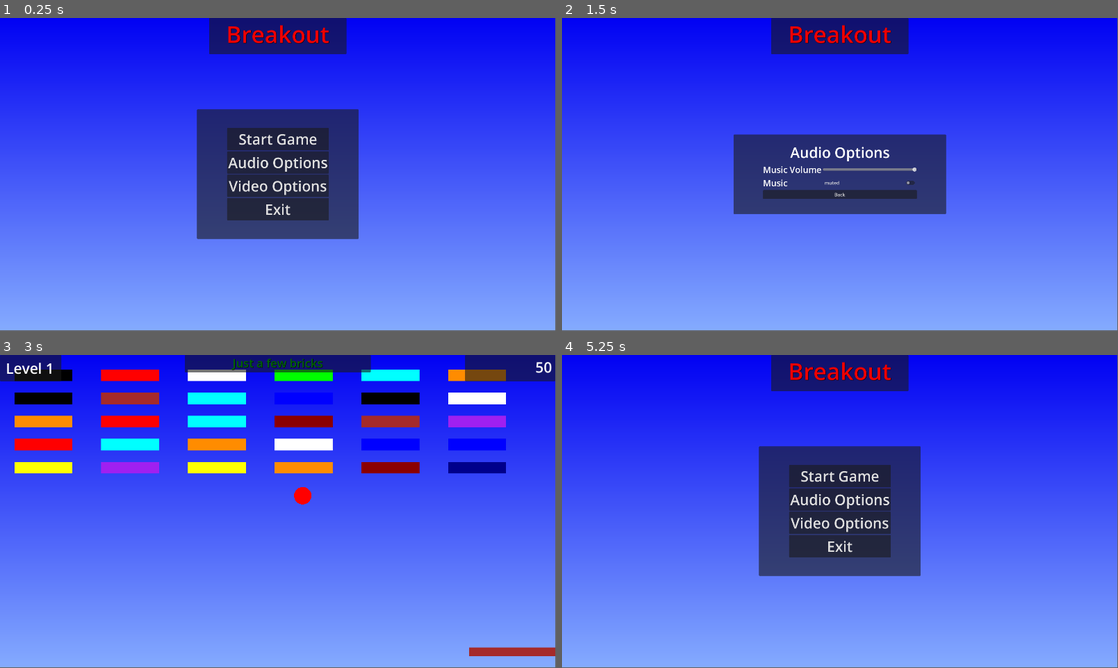
Above: before the commit, frames 1-4 (two rows, left to right).
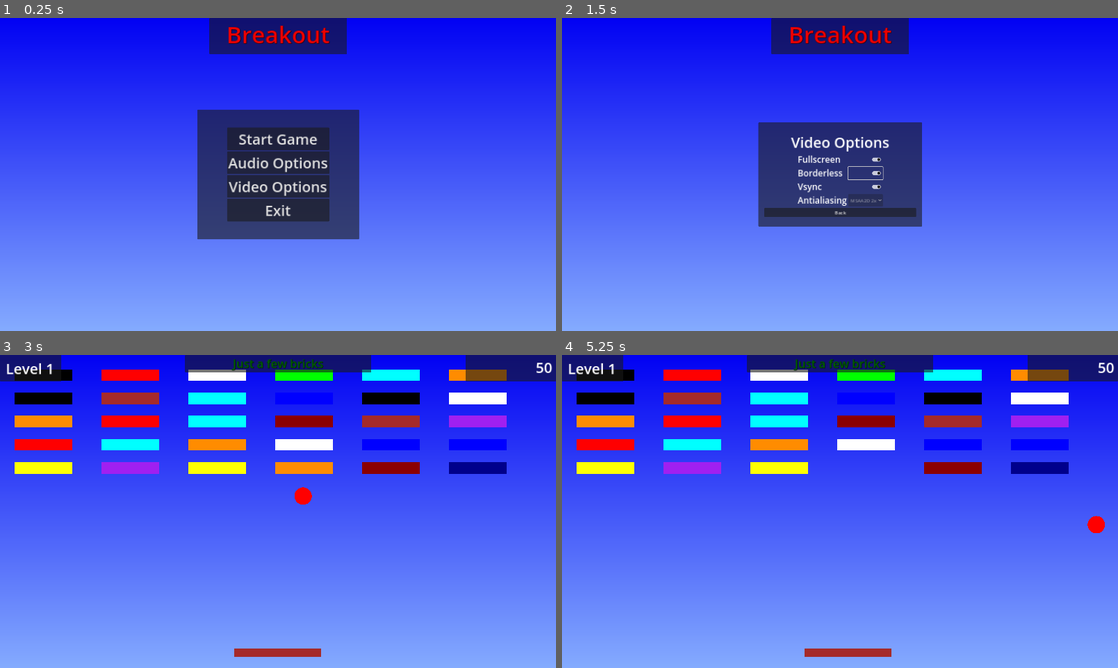
Above: after the commit, the same moments.

Repository: z3dd4-de/Breakout
Game: Godot game, scene res://scenes/game.tscn
Two runs of this game, one before a commit and one after it. Both use one fixed random seed, a clock stepped at 60 frames per second and the inputs below.
Inputs (mouse positions are in pixels of both pictures, inside the frame that each line leads up to):
- Up to frame 1 (0.25 s): no input
- Up to frame 2 (1.5 s): click "Video Options" at 0.5 s; click (862, 171) at 1.27 s
- Up to frame 3 (3 s): click "Back" at 2 s; click "Start Game" at 2.75 s
- Up to frame 4 (5.25 s): hold Right (ui_right) 3.53-4.28 s; hold Left (ui_left) 4.28-5 s; click (840, 520) at 5 s, where only the run before the commit has a clickable "Restart"
In our replay, the window is 799x449 before the commit and 800x450 after it. These sizes can differ from the game's own. Grey fills any space a smaller window leaves; there, only what the larger window draws over its background counts as a difference.

The runs differ from the first frame. In frame 1, 1.6% of the frame differs, in the area x 35-100%, y 0-86%; in frame 2, 7.9%; in frame 3, 2.2%; in frame 4, 27%, in the area x 0-100%, y 0-97%.

Commit message:
Release of V1.2
First 8 Levels. It's already so difficult, that I didn't complete the game. First release to public.

Diff:
--- a/project.godot
+++ b/project.godot
@@ -25,6 +25,7 @@
 window/size/viewport_width=1920
 window/size/viewport_height=1080
 window/size/mode=3
+window/stretch/mode="canvas_items"
 
 [input]
 
--- a/scenes/game.tscn
+++ b/scenes/game.tscn
@@ -354,6 +354,99 @@
 theme_override_font_sizes/font_size = 40
 text = "Level Name"
 horizontal_alignment = 1
+
+[node name="VideoPanel" type="Panel" parent="UI"]
+process_mode = 2
+visible = false
+anchors_preset = 8
+anchor_left = 0.5
+anchor_top = 0.5
+anchor_right = 0.5
+anchor_bottom = 0.5
+offset_left = -282.5
+offset_top = -180.0
+offset_right = 282.5
+offset_bottom = 180.0
+grow_horizontal = 2
+grow_vertical = 2
+
+[node name="VBoxContainer" type="VBoxContainer" parent="UI/VideoPanel"]
+layout_mode = 1
+anchors_preset = 8
+anchor_left = 0.5
+anchor_top = 0.5
+anchor_right = 0.5
+anchor_bottom = 0.5
+offset_left = -262.0
+offset_top = -144.0
+offset_right = 262.0
+offset_bottom = 144.0
+grow_horizontal = 2
+grow_vertical = 2
+
+[node name="VideoOptionsLabel" type="Label" parent="UI/VideoPanel/VBoxContainer"]
+layout_mode = 2
+theme_override_font_sizes/font_size = 50
+text = "Video Options"
+horizontal_alignment = 1
+
+[node name="GridContainer" type="GridContainer" parent="UI/VideoPanel/VBoxContainer"]
+layout_mode = 2
+size_flags_horizontal = 4
+columns = 2
+
+[node name="FullscreenLabel" type="Label" parent="UI/VideoPanel/VBoxContainer/GridContainer"]
+layout_mode = 2
+theme_override_font_sizes/font_size = 30
+text = "Fullscreen"
+
+[node name="FullscreenCheckButton" type="CheckButton" parent="UI/VideoPanel/VBoxContainer/GridContainer"]
+layout_mode = 2
+size_flags_horizontal = 9
+button_pressed = true
+
+[node name="BorderlessLabel" type="Label" parent="UI/VideoPanel/VBoxContainer/GridContainer"]
+layout_mode = 2
+theme_override_font_sizes/font_size = 30
+text = "Borderless"
+
+[node name="BorderlessCheckButton" type="CheckButton" parent="UI/VideoPanel/VBoxContainer/GridContainer"]
+layout_mode = 2
+size_flags_horizontal = 9
+
+[node name="VsyncLabel" type="Label" parent="UI/VideoPanel/VBoxContainer/GridContainer"]
+layout_mode = 2
+theme_override_font_sizes/font_size = 30
+text = "Vsync"
+
+[node name="VsyncCheckButton" type="CheckButton" parent="UI/VideoPanel/VBoxContainer/GridContainer"]
+layout_mode = 2
+size_flags_horizontal = 9
+button_pressed = true
+
+[node name="AntialiasingLabel" type="Label" parent="UI/VideoPanel/VBoxContainer/GridContainer"]
+layout_mode = 2
+theme_override_font_sizes/font_size = 30
+text = "Antialiasing"
+
+[node name="AAOptionButton" type="OptionButton" parent="UI/VideoPanel/VBoxContainer/GridContainer"]
+layout_mode = 2
+size_flags_horizontal = 9
+disabled = true
+item_count = 4
+selected = 1
+popup/item_0/text = "Disabled"
+popup/item_0/id = 0
+popup/item_1/text = "MSAA2D 2x"
+popup/item_1/id = 1
+popup/item_2/text = "MSAA2D 4x"
+popup/item_2/id = 2
+popup/item_3/text = "MSAA2D 8x"
+popup/item_3/id = 3
+
+[node name="VideoBackButton" type="Button" parent="UI/VideoPanel/VBoxContainer"]
+layout_mode = 2
+text = "Back"
 
 [node name="Background" type="TextureRect" parent="."]
 offset_left = 1931.0
@@ -366,12 +459,12 @@
 
 [node name="Player" parent="." instance=ExtResource("3_5abtq")]
 visible = false
-position = Vector2(1771.74, 1027)
+position = Vector2(147.701, 1027)
 
 [node name="Ball" parent="." groups=["ball"] instance=ExtResource("3_7chhk")]
 visible = false
-position = Vector2(1518.34, 595.637)
-velocity = Vector2(20.5051, -565.305)
+position = Vector2(412.117, 1015.67)
+velocity = Vector2(549.183, 135.602)
 
 [node name="AudioStreamPlayer2D" type="AudioStreamPlayer2D" parent="."]
 process_mode = 3
@@ -392,4 +485,8 @@
 [connection signal="value_changed" from="UI/AudioPanel/VBoxContainer/GridContainer/HSlider" to="." method="_on_h_slider_value_changed"]
 [connection signal="toggled" from="UI/AudioPanel/VBoxContainer/GridContainer/ToggleCheckButton" to="." method="_on_toggle_check_button_toggled"]
 [connection signal="pressed" from="UI/AudioPanel/VBoxContainer/AudioBackButton" to="." method="_on_audio_back_button_pressed"]
+[connection signal="toggled" from="UI/VideoPanel/VBoxContainer/GridContainer/FullscreenCheckButton" to="." method="_on_fullscreen_check_button_toggled"]
+[connection signal="toggled" from="UI/VideoPanel/VBoxContainer/GridContainer/BorderlessCheckButton" to="." method="_on_borderless_check_button_toggled"]
+[connection signal="toggled" from="UI/VideoPanel/VBoxContainer/GridContainer/VsyncCheckButton" to="." method="_on_vsync_check_button_toggled"]
+[connection signal="pressed" from="UI/VideoPanel/VBoxContainer/VideoBackButton" to="." method="_on_video_back_button_pressed"]
 [connection signal="timeout" from="ShowMessageTimer" to="." method="_on_show_message_timer_timeout"]
--- /dev/null
+++ b/scenes/test_scene.tscn
@@ -0,0 +1,14 @@
+[gd_scene load_steps=4 format=3 uid="uid://bfc43mygxjcpm"]
+
+[ext_resource type="Script" path="res://scripts/test_scene.gd" id="1_2e0ah"]
+[ext_resource type="PackedScene" uid="uid://cfuentk141syv" path="res://scenes/ball.tscn" id="2_78jc7"]
+[ext_resource type="PackedScene" uid="uid://d0nqy5lcqs2dm" path="res://scenes/player.tscn" id="3_41xna"]
+
+[node name="TestScene" type="Node2D"]
+script = ExtResource("1_2e0ah")
+
+[node name="Ball" parent="." instance=ExtResource("2_78jc7")]
+position = Vector2(593414, 593414)
+
+[node name="Player" parent="." instance=ExtResource("3_41xna")]
+position = Vector2(-413.334, 0)
--- a/scripts/brick.gd
+++ b/scripts/brick.gd
@@ -27,5 +27,4 @@
 func _on_timer_timeout() -> void:
 	self.queue_free()
 	Globals.bricks -= 1
-	print("Bricks left: ", Globals.bricks)
 	Globals.check_level()
--- a/scripts/game.gd
+++ b/scripts/game.gd
@@ -3,7 +3,7 @@
 var game_running = false
 var points = 0
 var level = 1
-var max_level = 6
+var max_level = 8
 var game_won = false
 var level_name = ""
 @onready var ball = $Ball
@@ -15,6 +15,7 @@
 	Globals.LevelCompleted.connect(check_level_complete)
 	randomize()
 	get_tree().paused = true
+	$Player.position.x = 1920/2
 	#switch_level()
 
 
@@ -38,6 +39,10 @@
 			level_5()
 		6:
 			level_6()
+		7:
+			level_7()
+		8:
+			level_8()
 	$UI/LevelPanel/LevelLabel.text = "Level " + str(level)
 	show_level_name()
 
@@ -195,6 +200,52 @@
 		add_child(br)
 		Globals.bricks += 1
 	ball.velocity = Vector2(700, 700)
+
+
+func level_7():
+	level_name = "Stacking bricks"
+	Globals.bricks = 0
+	var brick_count = 48
+	var lines = 8
+	var bricks_per_line = brick_count/lines
+	var x = 50
+	var y = 50
+	for i in lines:
+		x = 50
+		for j in bricks_per_line:
+			var br = preload("res://scenes/brick.tscn").instantiate()
+			br.scale = Vector2(4, 4)
+			br.position = Vector2(x, y)
+			add_child(br)
+			Globals.bricks += 1
+			x += 300
+		y += 30
+	ball.velocity = Vector2(500, 500)
+
+
+func level_8():
+	level_name = "The Wall"
+	Globals.bricks = 0
+	var brick_count = 121
+	var lines = 10
+	var bricks_per_line = brick_count/lines
+	var x = 50
+	var y = 50
+	for i in lines:
+		x = 50
+		for j in bricks_per_line:
+			var br = preload("res://scenes/brick.tscn").instantiate()
+			br.scale = Vector2(3, 3)
+			br.position = Vector2(x, y)
+			add_child(br)
+			Globals.bricks += 1
+			x += 150
+		y += 30
+	ball.velocity = Vector2(600, 500)
+
+
+func level_9():
+	pass
 
 
 func update_points(new_points: int) -> void:
@@ -264,7 +315,8 @@
 
 
 func _on_video_button_pressed():
-	pass
+	$UI/ButtonPanel.visible = false
+	$UI/VideoPanel.visible = true
 
 
 func _on_h_slider_value_changed(value):
@@ -282,3 +334,29 @@
 
 func _on_show_message_timer_timeout():
 	$UI/LevelNamePanel.visible = false
+
+
+func _on_video_back_button_pressed():
+	$UI/ButtonPanel.visible = true
+	$UI/VideoPanel.visible = false
+
+
+func _on_vsync_check_button_toggled(toggled_on):
+	if toggled_on:
+		DisplayServer.window_set_vsync_mode(DisplayServer.VSYNC_ENABLED)
+	else:
+		DisplayServer.window_set_vsync_mode(DisplayServer.VSYNC_DISABLED)
+
+
+func _on_borderless_check_button_toggled(toggled_on):
+	if toggled_on:
+		DisplayServer.window_set_flag(DisplayServer.WINDOW_FLAG_BORDERLESS, true)
+	else:
+		DisplayServer.window_set_flag(DisplayServer.WINDOW_FLAG_BORDERLESS, false)
+
+
+func _on_fullscreen_check_button_toggled(toggled_on):
+	if toggled_on:
+		DisplayServer.window_set_mode(DisplayServer.WINDOW_MODE_FULLSCREEN)
+	else:
+		DisplayServer.window_set_mode(DisplayServer.WINDOW_MODE_WINDOWED)
--- /dev/null
+++ b/scripts/test_scene.gd
@@ -0,0 +1,34 @@
+extends Node2D
+
+var level_name = ""
+@onready var ball = $Ball
+
+
+func _ready():
+	test_level()
+
+
+func test_level():
+	level_name = "The Wall"
+	Globals.bricks = 0
+	var brick_count = 121
+	var lines = 10
+	var bricks_per_line = brick_count/lines
+	var x = 50
+	var y = 50
+	for i in lines:
+		x = 50
+		for j in bricks_per_line:
+			var br = preload("res://scenes/brick.tscn").instantiate()
+			br.scale = Vector2(3, 3)
+			br.position = Vector2(x, y)
+			add_child(br)
+			Globals.bricks += 1
+			x += 150
+		y += 30
+	ball.velocity = Vector2(500, 500)
+
+
+func _input(event) -> void:
+	if event.is_action_pressed("esc"):
+		get_tree().quit()
Binary file added: Breakout.ico
Not shown, added: Win_x64/AntsGodot_Breakout.exe
Not shown, added: Win_x64/AntsGodot_Breakout.pck
